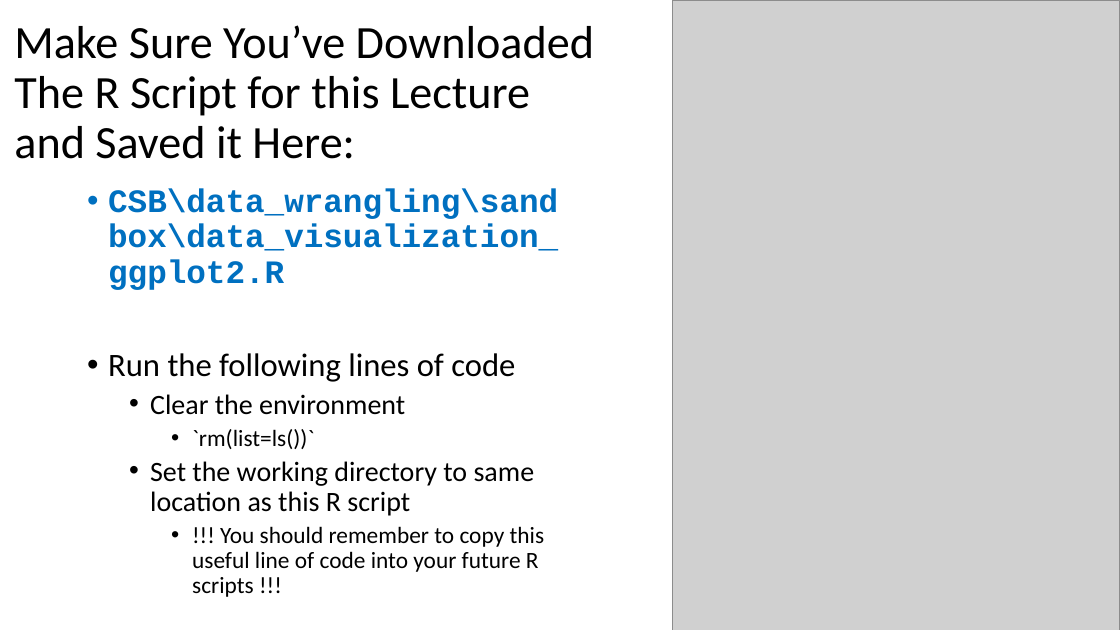
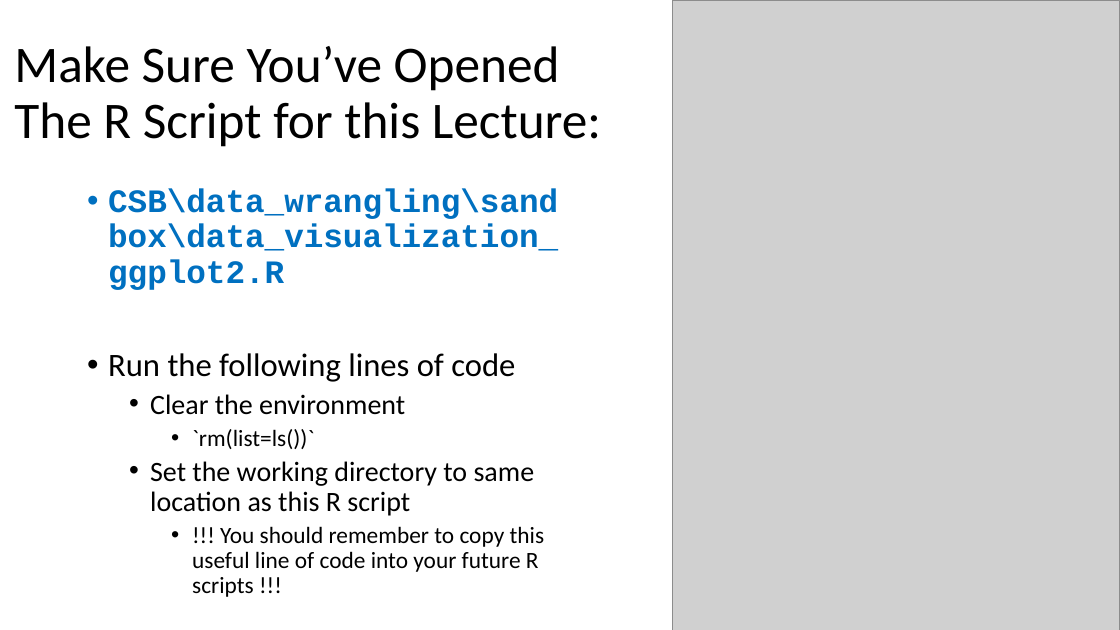
Before and after one commit to tamucc-comp-bio/classroom_repo_2026, a slide deck: slide 4 of lectures/Week07_files/ggplot2_1.pptx. Drawn at 1120x630 pixels with LibreOffice and Linux fonts; fonts in the diff are those of the drawing; grey boxes stand for pictures. Boxes give left, top, right and bottom in pixels: in the first picture for what was removed or moved away, otherwise in the second. Text is boxed around its words. In the diff, an @@ line names an element or a change of style, - is before the commit and + after.

Commit message:
lecture 7

```diff
--- a/lectures/Week07_files/ggplot2_1.pptx
+++ b/lectures/Week07_files/ggplot2_1.pptx
@@ title at (14, 46, 601, 147): text changed; size 39.6 to 44 pt @@
-Make Sure You’ve Downloaded The R Script for this Lecture and Saved it Here:
+Make Sure You’ve Opened The R Script for this Lecture:
```
Also in this commit, not shown: 1 other file.
